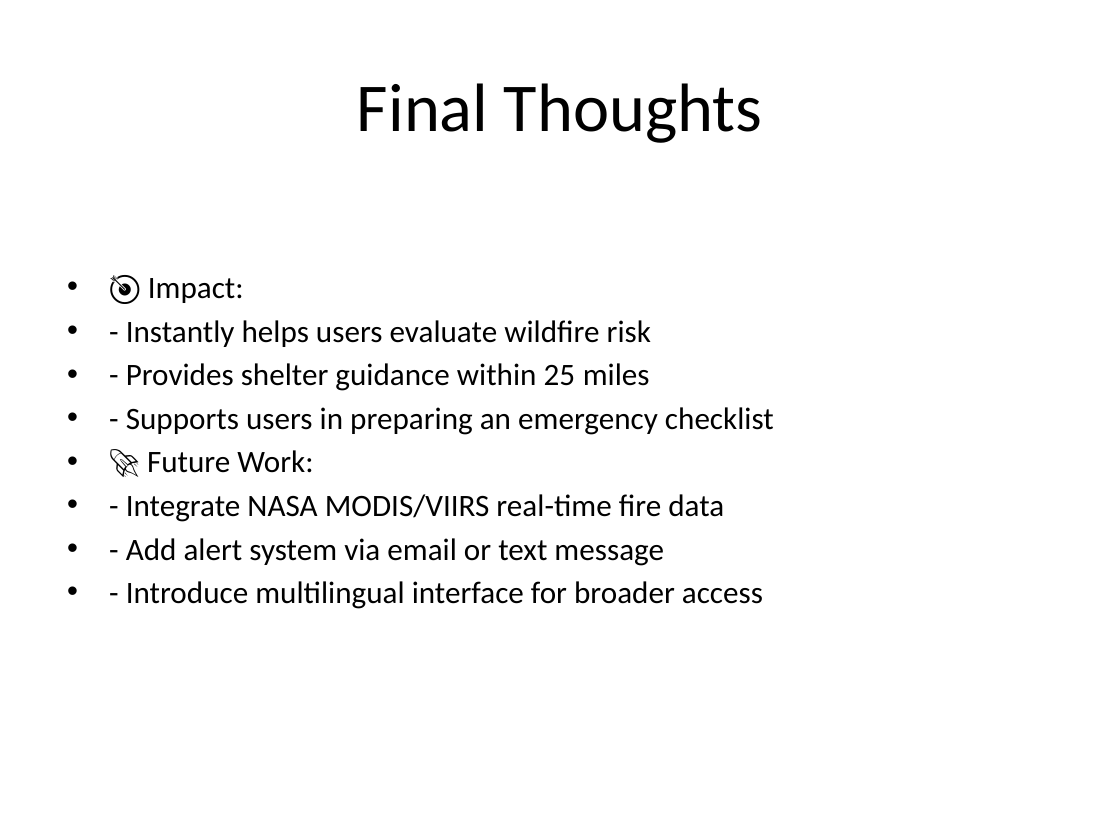
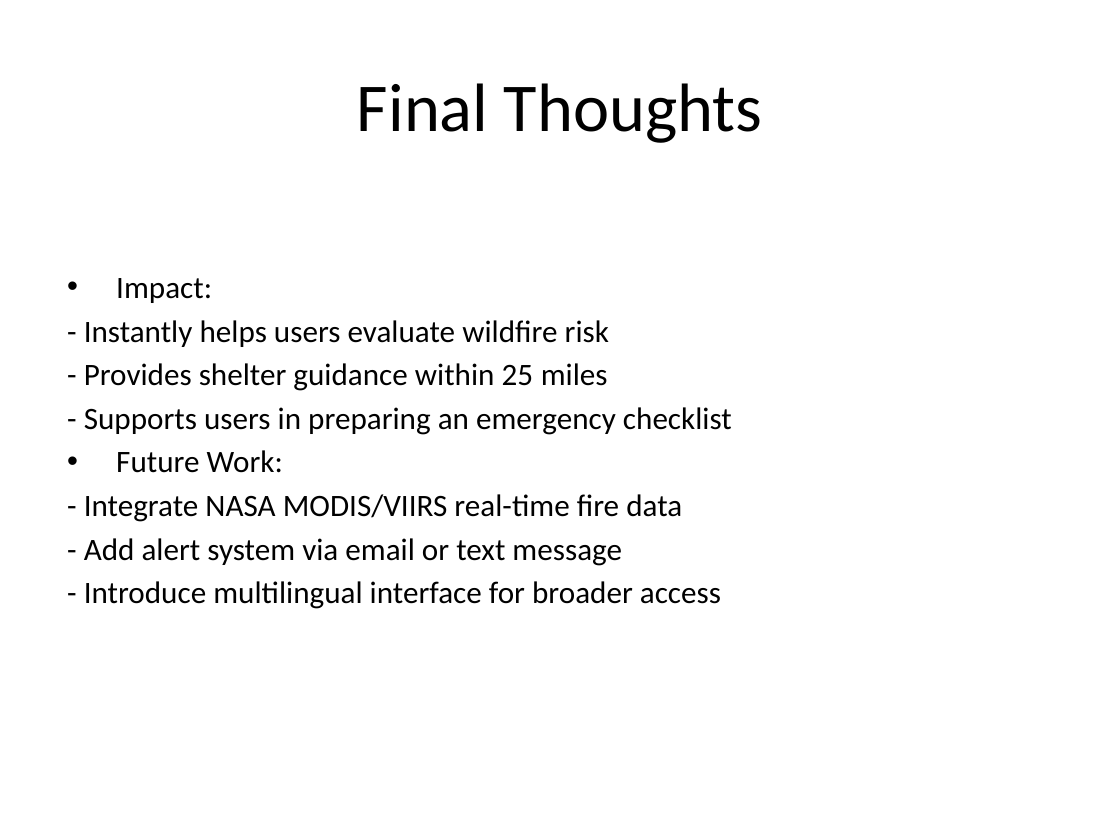
Before and after one commit to ramyasujipal-max/FireShield-AI, a slide deck: slide 22 of FireShieldAI_Presentation.pptx. Drawn at 1120x840 pixels with LibreOffice and Linux fonts; fonts in the diff are those of the drawing. Boxes give left, top, right and bottom in pixels: in the first picture for what was removed or moved away, otherwise in the second. Text is boxed around its words. In the diff, an @@ line names an element or a change of style, - is before the commit and + after.

```diff
--- a/FireShieldAI_Presentation.pptx
+++ b/FireShieldAI_Presentation.pptx
@@ text at (116, 278, 212, 303): text changed @@
-• 🎯 Impact:
+• Impact:
@@ text at (84, 320, 732, 609): bullet • to none @@
@@ text at (116, 450, 283, 473): text changed @@
-• 🚀 Future Work:
+• Future Work:
```
Also in this commit, not shown: 2 other slides changed.
